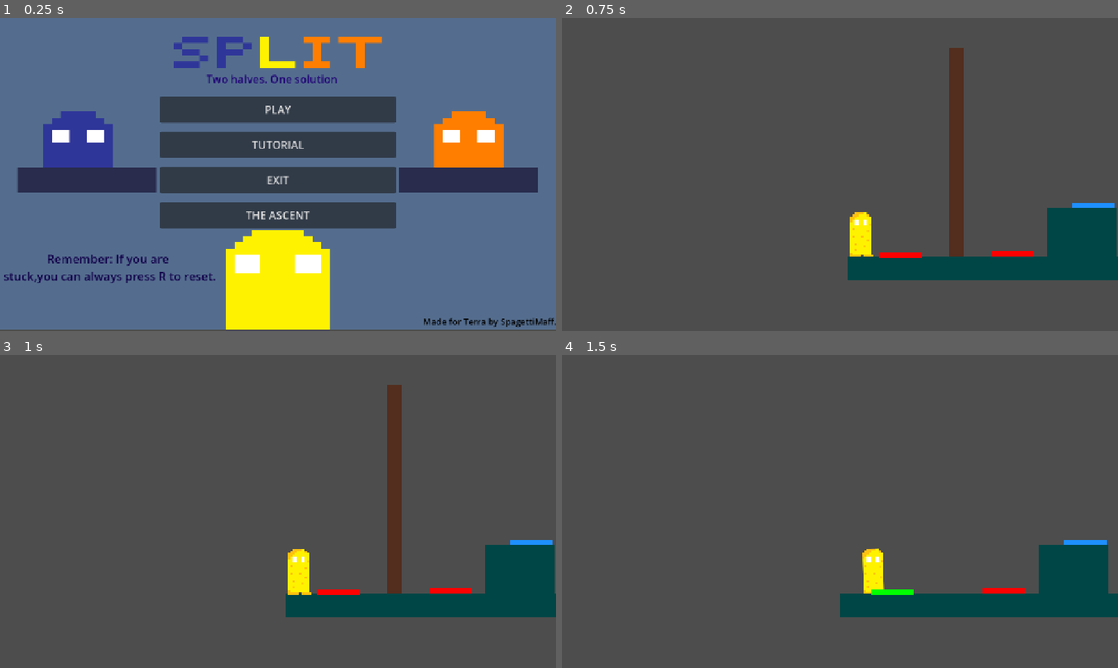
Above: before the commit, frames 1-4 (two rows, left to right).
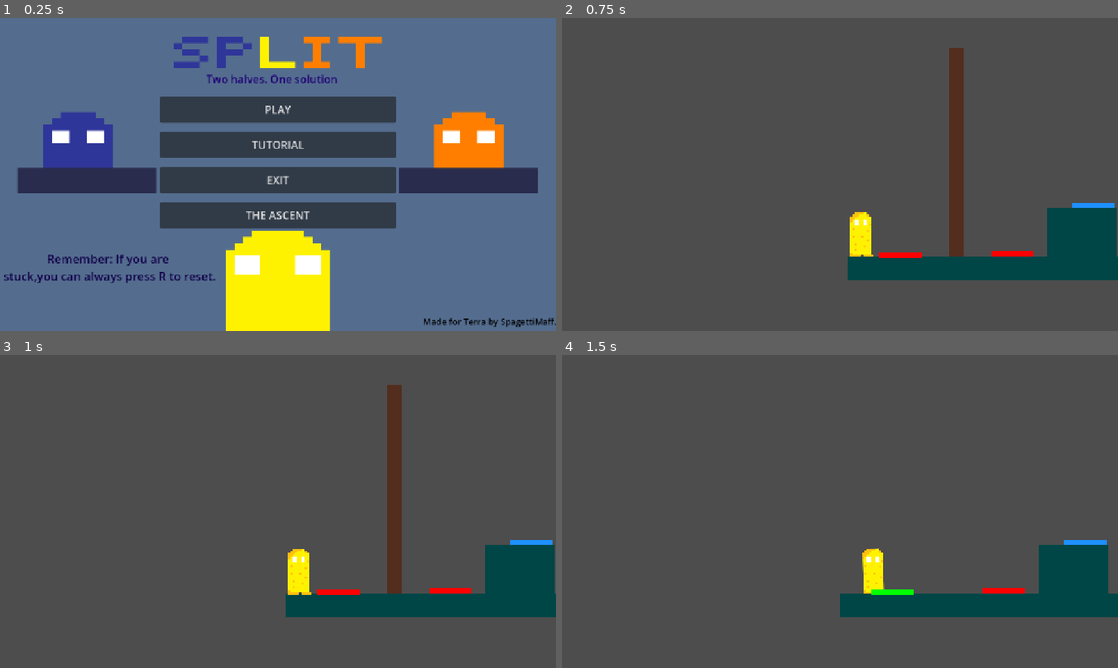
Above: after the commit, the same moments.

Repository: szilveszterbiro7/week4
Game: Godot game, scene res://Scenes/main_menu.tscn
Two runs of this game, one before a commit and one after it. Both use one fixed random seed, a clock stepped at 60 frames per second and the inputs below. Sound files missing from this copy of the repository are replaced by a short silence.
Inputs (mouse positions are in pixels of both pictures, inside the frame that each line leads up to):
- Up to frame 1 (0.25 s): no input
- Up to frame 2 (0.75 s): click "PLAY" at 0.5 s
- Up to frame 3 (1 s): no input
- Up to frame 4 (1.5 s): tap Enter at 1.25 s; move the mouse to (962, 495) at 1.27 s; hold D (right) from 1.28 s (still down); hold E (climb) from 1.28 s (still down); click (962, 495) at 1.42 s

The runs differ from the first frame. In frame 1, 1.0% of the frame differs, in the area x 0-100%, y 7-100%; in frame 2, nothing differs; in frame 3, nothing differs; in frame 4, nothing differs.

Commit message:
Added music and more sound effects

Diff:
--- a/week-4/Scenes/clone.gd
+++ b/week-4/Scenes/clone.gd
@@ -81,7 +81,7 @@
 		sprite.flip_h=true
 	if climbing:
 		if velocity.length()>10:
-			tilt=sin(animation_time*14)>0.06
+			tilt=sin(animation_time*14)*0.06
 	elif not grounded:
 		target_scale=visual_scale*Vector2(0.9,1.1)
 	elif abs(velocity.x)>10:
--- a/week-4/Scenes/exit_gate.tscn
+++ b/week-4/Scenes/exit_gate.tscn
@@ -3,7 +3,7 @@
 [ext_resource type="Script" uid="uid://lddqxqgeejke" path="res://exit_gate.gd" id="1_mwkva"]
 
 [sub_resource type="RectangleShape2D" id="RectangleShape2D_k8qpm"]
-size = Vector2(125, 251.5)
+size = Vector2(78, 244)
 
 [node name="ExitGate" type="Area2D" unique_id=103256322]
 collision_layer = 0
@@ -11,7 +11,7 @@
 script = ExtResource("1_mwkva")
 
 [node name="CollisionShape2D" type="CollisionShape2D" parent="." unique_id=1109844510]
-position = Vector2(138, 341.75)
+position = Vector2(140, 340)
 shape = SubResource("RectangleShape2D_k8qpm")
 
 [node name="Label" type="Label" parent="." unique_id=509864057]
--- a/week-4/Scenes/main_menu.tscn
+++ b/week-4/Scenes/main_menu.tscn
@@ -15,7 +15,7 @@
 [node name="TextureRect" type="TextureRect" parent="." unique_id=465449754]
 layout_mode = 0
 offset_right = 1279.0
-offset_bottom = 717.0
+offset_bottom = 720.0
 texture = ExtResource("1_28flt")
 
 [node name="Subtitle" type="Label" parent="." unique_id=1525170171]
--- /dev/null
+++ b/week-4/Scenes/music_manager.gd
@@ -0,0 +1,12 @@
+extends Node
+
+
+var music=preload("res://Assets/Sounds/music.mp3")
+var music_player:AudioStreamPlayer
+
+func _ready():
+	music_player=AudioStreamPlayer.new()
+	music_player.stream=music
+	music_player.volume_db=-22
+	add_child(music_player)
+	music_player.play()
--- a/week-4/Scenes/pressureplate.gd
+++ b/week-4/Scenes/pressureplate.gd
@@ -5,12 +5,18 @@
 
 var activated=false
 var bodies_on_plate=[]
+var press_sound=preload("res://Assets/Sounds/plate.mp3")
+var plate_audio:AudioStreamPlayer
 
 @export var door:StaticBody2D
 
 enum PlateType {ANY, BLUE, ORANGE}
 @export var plate_type:PlateType=PlateType.ANY
 func _ready():
+	plate_audio=AudioStreamPlayer.new()
+	plate_audio.stream=press_sound
+	plate_audio.volume_db=-12
+	add_child(plate_audio)
 	body_entered.connect(on_body_entered)
 	body_exited.connect(on_body_exited)
 	visual.color=plate_color()
@@ -23,7 +29,10 @@
 		bodies_on_plate.erase(body)
 		update_plate()
 func update_plate():
+	var was_activated=activated
 	activated=bodies_on_plate.size()>0
+	if activated and not was_activated:
+		plate_audio.play()
 	if activated:
 		visual.color=Color.GREEN
 		if door!=null:
--- a/week-4/exit_gate.gd
+++ b/week-4/exit_gate.gd
@@ -6,8 +6,14 @@
 @onready var label=$Label
 
 var transitioning=false
+var complete_sound=preload("res://Assets/Sounds/complete.mp3")
+var complete_audio:AudioStreamPlayer
 
 func _ready():
+	complete_audio=AudioStreamPlayer.new()
+	complete_audio.stream=complete_sound
+	complete_audio.volume_db=-12
+	add_child(complete_audio)
 	body_entered.connect(on_body_entered)
 	body_exited.connect(on_body_exited)
 func on_body_entered(body):
@@ -16,11 +22,16 @@
 	if transitioning:
 		return
 	if body.name=="Player":
+		transitioning=true
+		label.text="Level\ncomplete!"
+		body.set_physics_process(false)
+		complete_audio.play()
+		await complete_audio.finished
 		if next_scene!=null:
-			transitioning=true
 			get_tree().call_deferred("change_scene_to_packed", next_scene)
 		else:
-			label.text="Level\ncomplete!"
+			body.set_physics_process(true)
+			transitioning=false
 	elif body.name=="Clone1" or body.name=="Clone2":
 		label.text="Reunite\nfirst!"
 func on_body_exited(body):
--- a/week-4/project.godot
+++ b/week-4/project.godot
@@ -14,6 +14,10 @@
 run/main_scene="uid://cbv8867hmqccs"
 config/features=PackedStringArray("4.7", "GL Compatibility")
 config/icon="res://icon.svg"
+
+[autoload]
+
+MusicManager="*uid://buvwvewne06pl"
 
 [display]
 
Not shown, added: week-4/Assets/Sounds/complete.mp3.import
Not shown, added: week-4/Assets/Sounds/music.mp3.import
Not shown, added: week-4/Assets/Sounds/plate.mp3.import
Not shown, added: week-4/Scenes/music_manager.gd.uid
Not shown, added: week-4/Assets/Sounds/complete.mp3
Not shown, added: week-4/Assets/Sounds/music.mp3
Not shown, added: week-4/Assets/Sounds/plate.mp3
